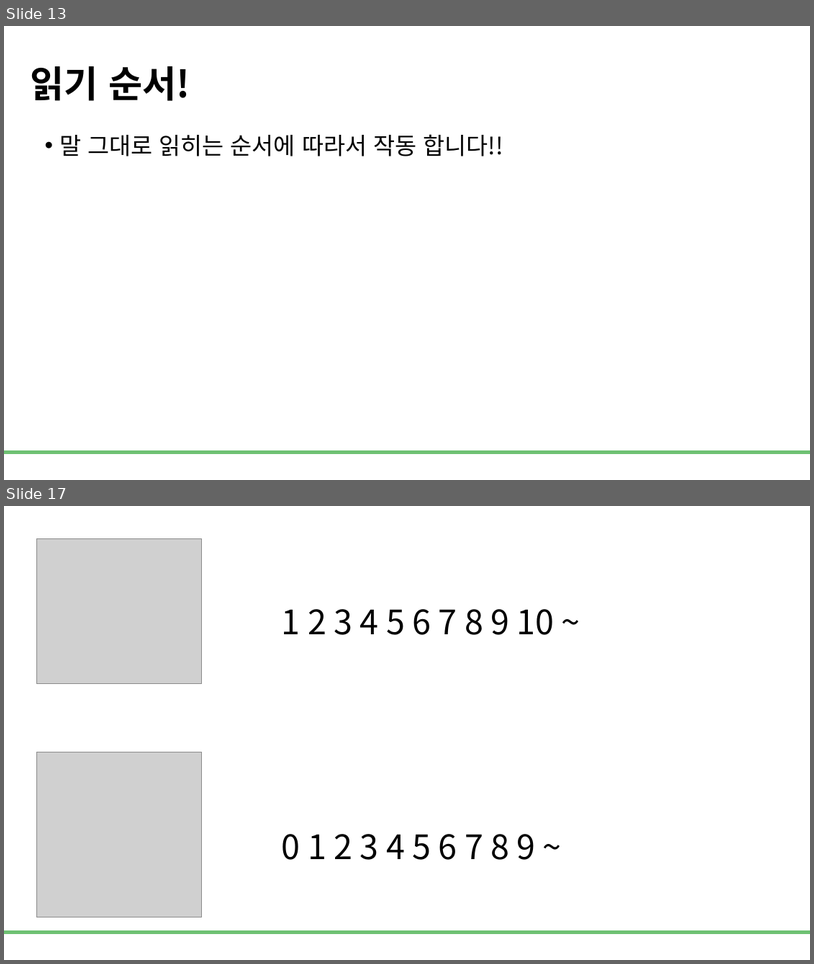
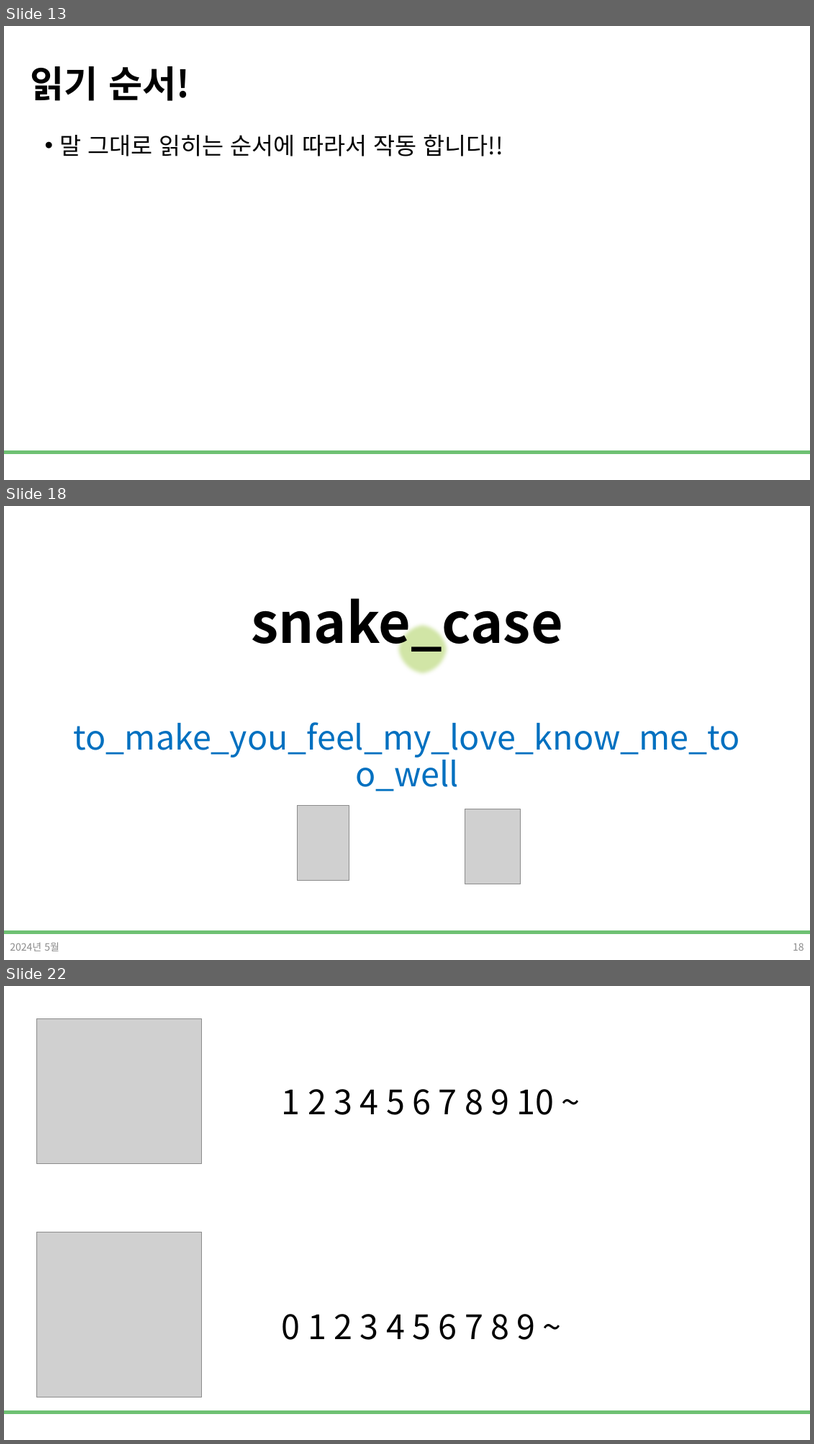
Before and after one commit to DevDamon0527/SeSAC_Yeongdeungpo_Campus_6th, a slide deck: material/[SeSAC_YDP_6] 04-1_Javascript.pptx. Shown one above the other, each under a label of ours: slides 13 and 17 before the commit, slides 13, 18 and 22 after it; the slides between them are not shown. The pictures are 814x964 and 814x1444 pixels, drawn with LibreOffice and Linux fonts; fonts in the diff are those of the drawing; grey boxes stand for pictures; background and template pictures are left out. Boxes give left, top, right and bottom in pixels: in the first picture for what was removed or moved away, otherwise in the second. Text is boxed around its words. In the diff, an @@ line names an element or a change of style, - is before the commit and + after.

```diff
--- a/material/[SeSAC_YDP_6] 04-1_Javascript.pptx
+++ b/material/[SeSAC_YDP_6] 04-1_Javascript.pptx
@@ slide 18 added at box(4, 506, 810, 960), background #FFFFFF; not listed: 1 template element that a slide beside it also shows @@
@@ title added at box(251, 598, 563, 657), 66 pt, text #000000, bold @@
+snake_case
@@ ellipse added at box(396, 621, 450, 677), fill #D2E6A7, outline #E1EEC5 1 pt @@
@@ text added at box(74, 722, 741, 791), 40 pt, text #0070C0 @@
+to_make_you_feel_my_love_know_me_too_well
@@ picture added at box(298, 805, 349, 880) @@
@@ picture added at box(466, 809, 521, 884) @@
@@ text added at box(10, 942, 59, 951), 12 pt, text #8C8C8C @@
+2024년 5월
@@ page number added at box(793, 942, 805, 950), 12 pt, text #8C8C8C @@
+18
@@ what was slide 17 is now slide 22 @@
```
Also in this commit, not shown: 90 slides changed, 15 other slides added, 3 slides removed, 16 other files.
